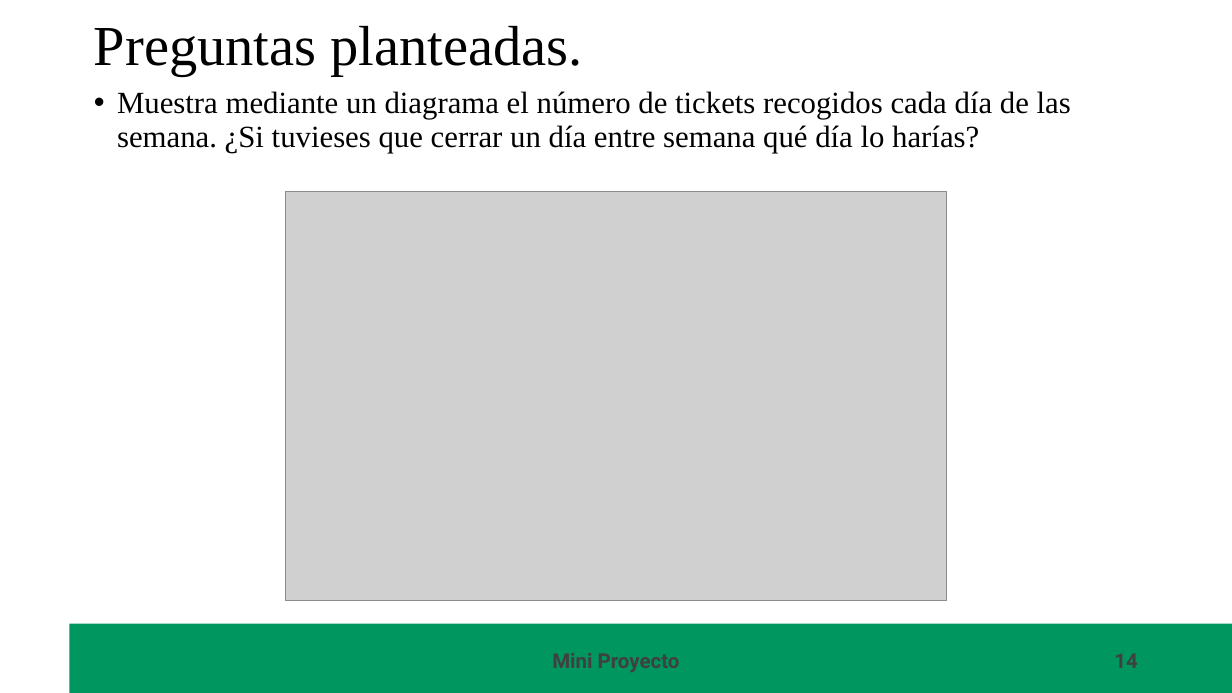
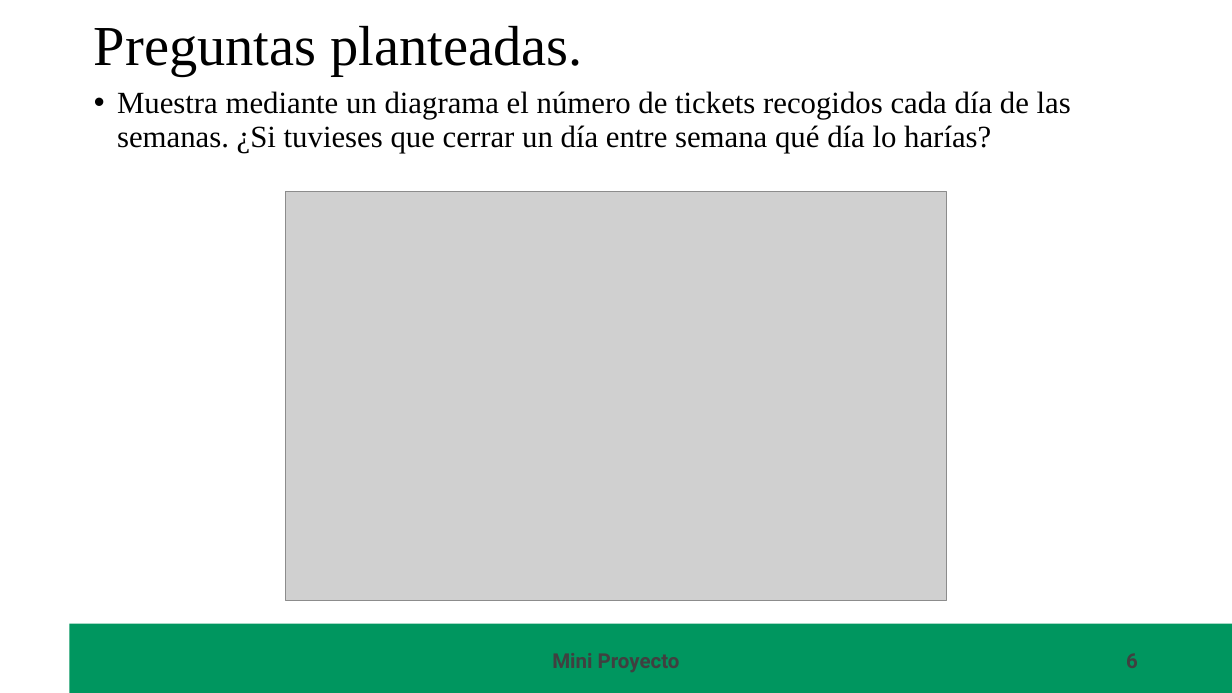
Before and after one commit to carmart4/ProyectoTD2025, a slide deck: slide 6 of presentacion/Presentacion.pptx (slide 14 before the commit). Drawn at 1232x693 pixels with LibreOffice and Linux fonts; fonts in the diff are those of the drawing; grey boxes stand for pictures; background and template pictures are left out. Boxes give left, top, right and bottom in pixels: in the first picture for what was removed or moved away, otherwise in the second. Text is boxed around its words. In the diff, an @@ line names an element or a change of style, - is before the commit and + after.

```diff
--- a/presentacion/Presentacion.pptx
+++ b/presentacion/Presentacion.pptx
@@ text at bbox=[117, 91, 1071, 153]: text changed @@
-• Muestra mediante un diagrama el número de tickets recogidos cada día de las semana. ¿Si tuvieses que cerrar un día entre semana qué día lo harías?
+• Muestra mediante un diagrama el número de tickets recogidos cada día de las semanas. ¿Si tuvieses que cerrar un día entre semana qué día lo harías?
@@ page number at bbox=[871, 642, 1148, 679]: text changed @@
-14
+6
```
Also in this commit, not shown: 17 other files.
